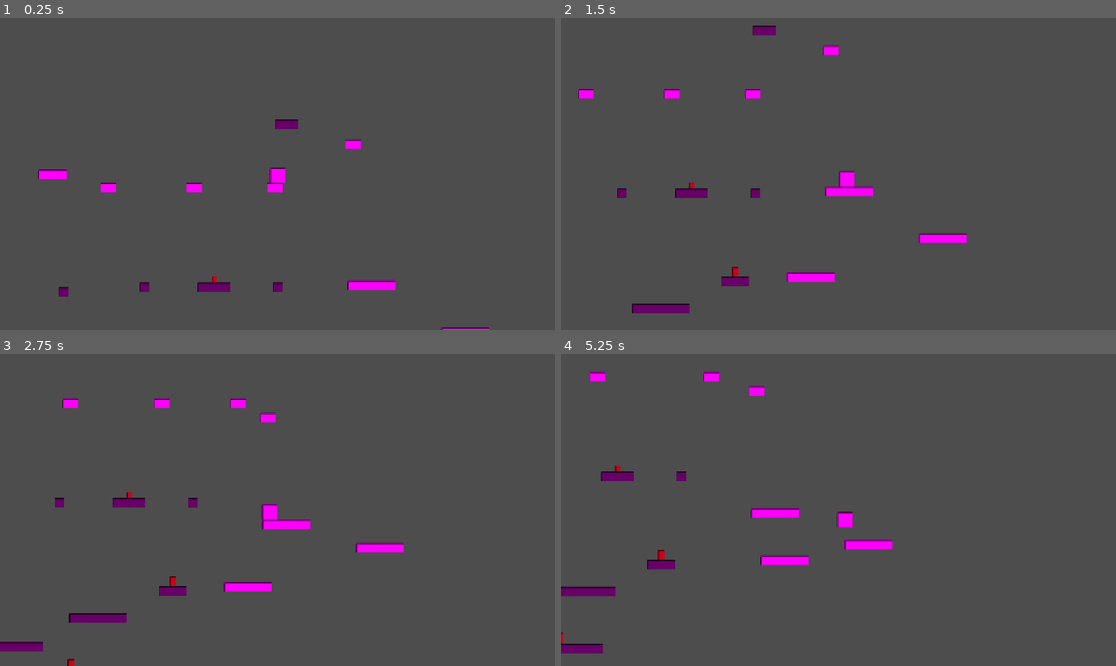
Above: before the commit, frames 1-4 (two rows, left to right).
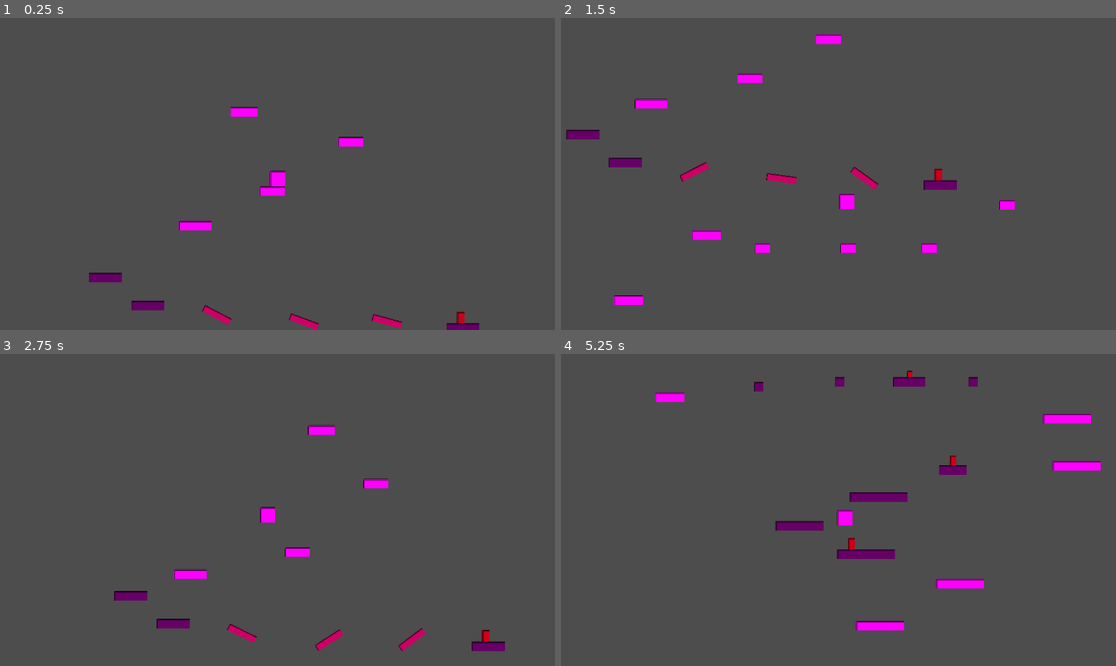
Above: after the commit, the same moments.

Repository: hyzor/simple-godot-game
Game: Godot game, scene res://main.tscn
Two runs of this game, one before a commit and one after it. Both use one fixed random seed, a clock stepped at 60 frames per second and the inputs below.
Inputs:
- Up to frame 1 (0.25 s): no input
- Up to frame 2 (1.5 s): hold Right (move_right) from 0.53 s (still down); tap Space (jump) at 0.77 s
- Up to frame 3 (2.75 s): tap Space (jump) at 1.52 s; release Right (move_right) at 2.03 s; hold Left (move_left) from 2.03 s (still down)
- Up to frame 4 (5.25 s): release Left (move_left) at 2.78 s; hold Right (move_right) 2.78-4.28 s; tap Space (jump) at 3.02, 3.77, 4.52 s; hold Left (move_left) 4.28-5.03 s; hold Right (move_right) from 5.03 s (still down)

The runs differ from the first frame. In frame 1, 2.7% of the frame differs, in the area x 6-89%, y 28-100%; in frame 2, 4.6%; in frame 3, 4.0%; in frame 4, 4.9%, in the area x 0-98%, y 5-96%.

Commit message:
add new rotating platform and add more to the level

Diff:
--- a/main.tscn
+++ b/main.tscn
@@ -3,6 +3,7 @@
 [ext_resource type="PackedScene" uid="uid://c2q5v1h0mq8k" path="res://player.tscn" id="1_ghi56"]
 [ext_resource type="PackedScene" uid="uid://d3r6t7y8vai0" path="res://moving_platform.tscn" id="2_jkl78"]
 [ext_resource type="PackedScene" path="res://spike.tscn" id="3_spike"]
+[ext_resource type="PackedScene" path="res://rotating_platform.tscn" id="4_1bvp3"]
 
 [sub_resource type="RectangleShape2D" id="RectangleShape2D_floor"]
 size = Vector2(800, 40)
@@ -72,7 +73,7 @@
 texture = SubResource("PlaceholderTexture2D_smaller")
 
 [node name="Player" parent="." unique_id=1356100327 instance=ExtResource("1_ghi56")]
-position = Vector2(706, -524)
+position = Vector2(340, -954)
 fall_threshold = 750.0
 
 [node name="MovingPlatform1" parent="." unique_id=457016238 instance=ExtResource("2_jkl78")]
@@ -206,13 +207,41 @@
 
 [node name="StaticPlatform9" type="StaticBody2D" parent="." unique_id=680935860]
 position = Vector2(725, -618)
-scale = Vector2(0.3999927, 1)
+scale = Vector2(0.43997318, 1)
 
 [node name="CollisionShape2D" type="CollisionShape2D" parent="StaticPlatform9" unique_id=1341348328]
+scale = Vector2(1.3000054, 1)
 shape = SubResource("RectangleShape2D_plat1")
 
 [node name="Sprite2D" type="Sprite2D" parent="StaticPlatform9" unique_id=2092525047]
 modulate = Color(0.4, 0.6, 0.4, 1)
+scale = Vector2(1.3000054, 1)
+texture = SubResource("PlaceholderTexture2D_small")
+
+[node name="StaticPlatform10" type="StaticBody2D" parent="." unique_id=1054661422]
+position = Vector2(70.99994, -665)
+scale = Vector2(0.43997318, 1)
+
+[node name="CollisionShape2D" type="CollisionShape2D" parent="StaticPlatform10" unique_id=1458371118]
+scale = Vector2(1.3000054, 1)
+shape = SubResource("RectangleShape2D_plat1")
+
+[node name="Sprite2D" type="Sprite2D" parent="StaticPlatform10" unique_id=57946485]
+modulate = Color(0.4, 0.6, 0.4, 1)
+scale = Vector2(1.3000054, 1)
+texture = SubResource("PlaceholderTexture2D_small")
+
+[node name="StaticPlatform11" type="StaticBody2D" parent="." unique_id=1148616452]
+position = Vector2(-17, -723)
+scale = Vector2(0.43997318, 1)
+
+[node name="CollisionShape2D" type="CollisionShape2D" parent="StaticPlatform11" unique_id=1908991739]
+scale = Vector2(1.3000054, 1)
+shape = SubResource("RectangleShape2D_plat1")
+
+[node name="Sprite2D" type="Sprite2D" parent="StaticPlatform11" unique_id=31366290]
+modulate = Color(0.4, 0.6, 0.4, 1)
+scale = Vector2(1.3000054, 1)
 texture = SubResource("PlaceholderTexture2D_small")
 
 [node name="StaticPlatform8" type="StaticBody2D" parent="." unique_id=1717492729]
@@ -229,3 +258,46 @@
 [node name="MovingPlatform3" parent="." unique_id=1896666790 instance=ExtResource("2_jkl78")]
 position = Vector2(821, -106)
 start_time = 3.0
+
+[node name="Spike" parent="." unique_id=1494176071 instance=ExtResource("3_spike")]
+position = Vector2(720, -640)
+
+[node name="RotatingPlatform" parent="." unique_id=420521626 instance=ExtResource("4_1bvp3")]
+position = Vector2(567, -632)
+scale = Vector2(0.6222429, 0.72758365)
+max_rotation_degrees = 45.0
+
+[node name="RotatingPlatform2" parent="." unique_id=2088007339 instance=ExtResource("4_1bvp3")]
+position = Vector2(395, -631)
+scale = Vector2(0.6222429, 0.72758365)
+rotation_speed = 2.0
+max_rotation_degrees = 45.0
+
+[node name="RotatingPlatform3" parent="." unique_id=2027401690 instance=ExtResource("4_1bvp3")]
+position = Vector2(214, -645)
+scale = Vector2(0.6222429, 0.72758365)
+rotation_speed = 2.5
+max_rotation_degrees = 50.0
+
+[node name="MovingPlatform" parent="." unique_id=1683977824 instance=ExtResource("2_jkl78")]
+position = Vector2(177, -839)
+scale = Vector2(0.68000245, 1)
+move_direction = Vector2(-0.5, 0.5)
+
+[node name="MovingPlatform12" parent="." unique_id=1901327450 instance=ExtResource("2_jkl78")]
+position = Vector2(329, -914)
+scale = Vector2(0.52000487, 1)
+move_direction = Vector2(0, 1)
+
+[node name="MovingPlatform13" parent="." unique_id=1443526682 instance=ExtResource("2_jkl78")]
+position = Vector2(491.99997, -1021)
+scale = Vector2(0.52000487, 1)
+move_speed = 70.0
+move_direction = Vector2(0, 1)
+wait_time = 0.8
+
+[node name="MovingPlatform14" parent="." unique_id=1676759688 instance=ExtResource("2_jkl78")]
+position = Vector2(258.99997, -1067)
+scale = Vector2(0.56, 1)
+move_distance = 120.0
+wait_time = 1.25
--- /dev/null
+++ b/rotating_platform.gd
@@ -0,0 +1,16 @@
+extends AnimatableBody2D
+
+@export var rotation_speed: float = 1.5
+@export var max_rotation_degrees: float = 30.0
+@export var continuous_rotation: bool = false
+
+var time_elapsed: float = 0.0
+
+func _physics_process(delta: float) -> void:
+	time_elapsed += delta
+
+	if continuous_rotation:
+		rotation += rotation_speed * delta
+	else:
+		# Rocking motion using sine wave for smooth back-and-forth
+		rotation_degrees = max_rotation_degrees * sin(time_elapsed * rotation_speed)
--- /dev/null
+++ b/rotating_platform.tscn
@@ -0,0 +1,20 @@
+[gd_scene format=3 uid="uid://c8r2g0r2a7r8q"]
+
+[ext_resource type="Script" path="res://rotating_platform.gd" id="1_xy2ab"]
+
+[sub_resource type="RectangleShape2D" id="RectangleShape2D_1"]
+size = Vector2(100, 20)
+
+[sub_resource type="PlaceholderTexture2D" id="PlaceholderTexture2D_1"]
+size = Vector2(100, 20)
+
+[node name="RotatingPlatform" type="AnimatableBody2D"]
+collision_layer = 1
+script = ExtResource("1_xy2ab")
+
+[node name="CollisionShape2D" type="CollisionShape2D" parent="."]
+shape = SubResource("RectangleShape2D_1")
+
+[node name="Sprite2D" type="Sprite2D" parent="."]
+modulate = Color(0.8, 0.4, 0.4, 1)
+texture = SubResource("PlaceholderTexture2D_1")
Not shown, added: rotating_platform.gd.uid
